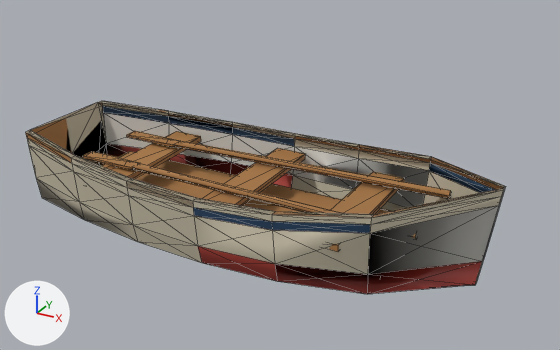
One commit to the glTF model public/harbour/kit/dinghy.glb: the scene before it, then after it.
Camera for both pictures: a 50 mm lens placed at (2.54, -4.23, 2.52), pointed at (0.17, 0.07, 0.37). Lighting does not change. The marker at lower left points along +X, +Y and +Z. The first picture is the older version. Mesh edges are drawn as thin lines. Vertices at exactly the same position are counted once.

In view in the first picture: 'hull'.
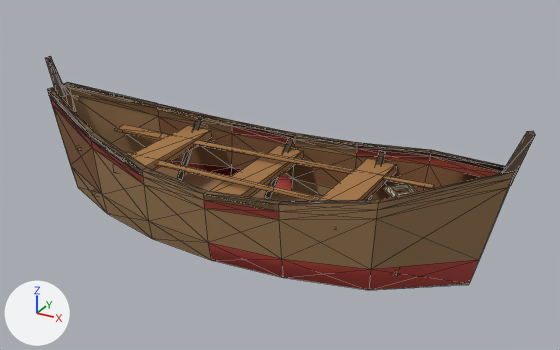
The edits, one by one:
me_hull is used by ob_hull; parent ob_dinghy; location (0.0, 0.0, 0.252); scale (1.7, 1.7, 1.7).
Verts and faces of me_hull; kept vertices keep their numbers, new ones are numbered from 168.
me_hull had 168 vertices, 454 faces and spanned x -1.0..1.0, y -0.4..0.4, z -0.23..0.23.
me_hull now has 222 vertices, 467 faces and spans x -1.0..1.0, y -0.33..0.33, z -0.32..0.32.
me_hull part 1: the loose piece of 8 vertices spanning x -0.84..0.66, y -0.24..0.24, z -0.11..-0.08 is scaled about its middle by (0.872, 0.724, 0.743), then moved by (0.09, 0.0, -0.09).
me_hull part 2: the loose piece of 8 vertices spanning x -0.62..-0.48, y -0.33..0.33, z 0.01..0.04 is scaled about its middle by (0.85, 0.749, 1.26), then moved by (0.14, 0.0, -0.04).
me_hull part 3: the loose piece of 8 vertices spanning x -0.09..0.05, y -0.37..0.37, z 0.01..0.04 is scaled about its middle by (0.851, 0.818, 1.26), then moved by (0.02, 0.0, -0.07).
me_hull part 4: the loose piece of 8 vertices spanning x 0.39..0.53, y -0.33..0.33, z 0.01..0.04 is scaled about its middle by (0.85, 0.82, 1.26), then moved by (-0.05, 0.0, -0.04).
me_hull part 5: the loose piece of 8 vertices spanning x -0.84..0.66, y -0.24..0.24, z -0.11..-0.08 is copied, and the copy is scaled about its middle by (0.174, 0.125, 0.411), then moved by (-0.52, 0.12, 0.08); it spans x -0.74..-0.48, y 0.09..0.15, z -0.02..-0.01.
me_hull part 6: the loose piece of 104 vertices spanning x -1.0..1.0, y -0.4..0.4, z -0.23..0.23 is rebuilt with 90 vertices and now spans x -0.96..0.95, y -0.33..0.33, z -0.32..0.18.
me_hull part 7: the loose piece of 8 vertices spanning x -0.75..-0.49, y 0.12..0.18, z 0.05..0.07 is deleted.
me_hull part 8: the loose piece of 8 vertices spanning x -0.75..-0.49, y -0.18..-0.12, z 0.05..0.07 is deleted.
Part 9, on me_hull:
16 vertices are removed from x -0.53..0.77, y -0.21..0.21, z 0.04..0.09.
16 faces are deleted.
78 vertices are added at x -0.52..1.0, y -0.31..0.31, z -0.18..0.32.
80 new faces join them.
Part 10, on me_hull:
New vertex 236 is at (-0.93, 0.03, 0.13), pixel (67, 94).
New vertex 237 is at (-0.95, -0.01, 0.12).
New vertex 238 is at (-1.0, -0.01, 0.29), pixel (45, 57).
New vertex 239 is at (-0.99, 0.01, 0.29), pixel (50, 56).
New vertex 240 is at (-0.91, -0.01, 0.14), pixel (64, 96).
New vertex 241 is at (-0.98, -0.01, 0.3), pixel (48, 56).
New faces: (236, 237, 238), (236, 238, 239), (237, 240, 241), (237, 241, 238), (236, 239, 240), (239, 241, 240).
New faces: (238, 241, 239), (236, 240, 237).
Other edits to the shape of me_hull do not show in these pictures.
Object 'hull' (ob_hull) moves from (0.0, 0.0, 0.252) to (0.000896, 0.0, 0.428).
Object 'hull' (ob_hull) is rescaled from (1.7, 1.7, 1.7) to (1.83, 1.83, 1.83).

What differs and where, as boxes [x1, y1, x2, y2] in the pictures (560 x 350 px; the box of a moved part takes in the faces that stretch with it):
'hull', reshaped, moved, rescaled (21% taller): before [26, 101, 506, 294]; after [45, 56, 535, 290]
part 1 of me_hull, moved or reshaped: before [102, 151, 391, 214]; after [92, 166, 399, 276]
part 2 of me_hull, moved or reshaped: before [106, 131, 201, 179]; after [130, 125, 212, 170]
part 3 of me_hull, moved or reshaped: before [202, 148, 306, 206]; after [210, 146, 304, 197]
part 4 of me_hull, moved or reshaped: before [329, 172, 404, 252]; after [317, 158, 397, 201]
part 5 of me_hull, added: after [115, 125, 170, 140]
part 6 of me_hull, rebuilt (8% taller): before [26, 101, 506, 294]; after [47, 82, 515, 290]
part 7 of me_hull, deleted: before [127, 131, 181, 147]
part 8 of me_hull, deleted (brown): before [83, 151, 140, 170]
part 9 of me_hull, built on: before [126, 139, 451, 239]; after [125, 118, 535, 201]
part 10 of me_hull, added: after [45, 56, 67, 97]
